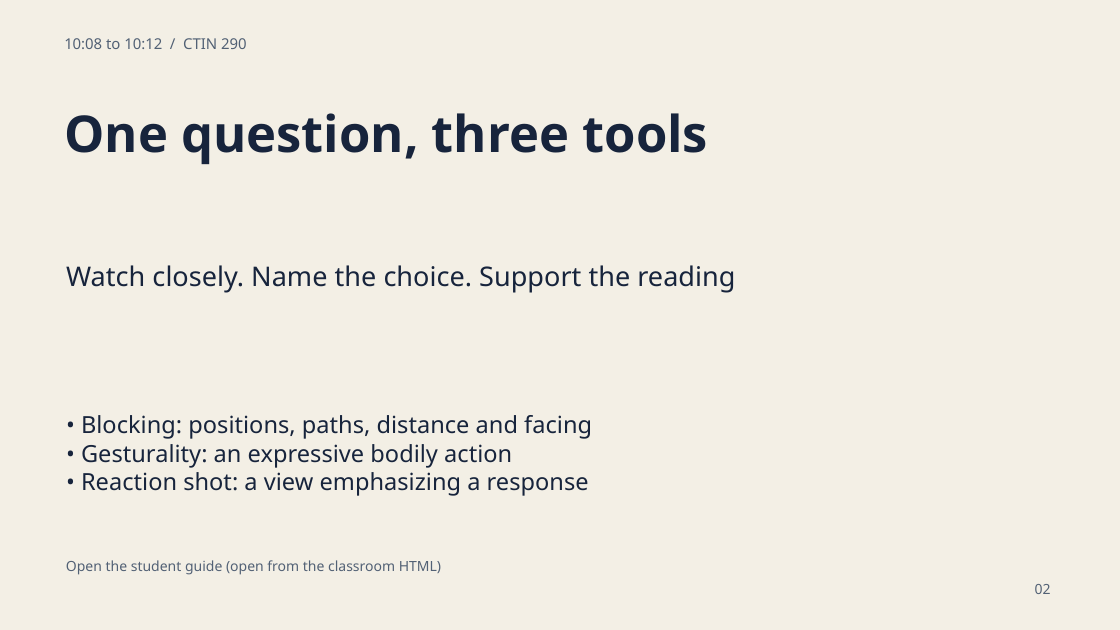
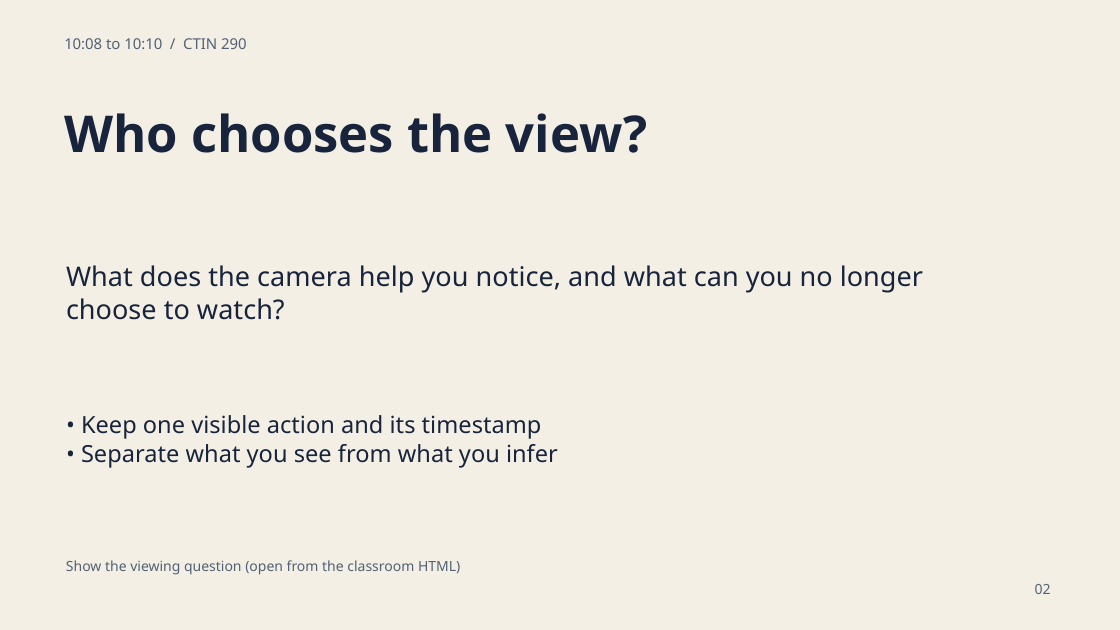
Before and after one commit to GordonUSC/the-cabinet, a slide deck: slide 2 of ctin290-september-21/CLASSROOM/CTIN-290-Classroom-Slides.pptx. Drawn at 1120x630 pixels with LibreOffice and Linux fonts; fonts in the diff are those of the drawing. Boxes give left, top, right and bottom in pixels: in the first picture for what was removed or moved away, otherwise in the second. Text is boxed around its words. In the diff, an @@ line names an element or a change of style, - is before the commit and + after.

Commit message:
Unify CTIN 290 packet around approved Critical Role cold open

```diff
--- a/ctin290-september-21/CLASSROOM/CTIN-290-Classroom-Slides.pptx
+++ b/ctin290-september-21/CLASSROOM/CTIN-290-Classroom-Slides.pptx
@@ text at [64,38,247,49]: text changed @@
-10:08 to 10:12 / CTIN 290
+10:08 to 10:10 / CTIN 290
@@ text at [64,113,648,153]: text changed @@
-One question, three tools
+Who chooses the view?
@@ text at [66,265,923,320]: text changed @@
-Watch closely. Name the choice. Support the reading
+What does the camera help you notice, and what can you no longer choose to watch?
@@ text at [81,415,558,468]: text changed @@
-• Blocking: positions, paths, distance and facing
-• Gesturality: an expressive bodily action
-• Reaction shot: a view emphasizing a response
+• Keep one visible action and its timestamp
+• Separate what you see from what you infer
@@ text at [66,560,460,575]: text changed @@
-Open the student guide (open from the classroom HTML)
+Show the viewing question (open from the classroom HTML)
```
Also in this commit, not shown: 11 other slides changed, 3 slides removed, 18 other files.
